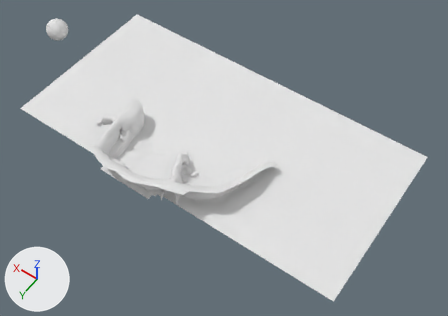
Two versions of the Blender file media/levels/cove/cove.blend, one commit apart.
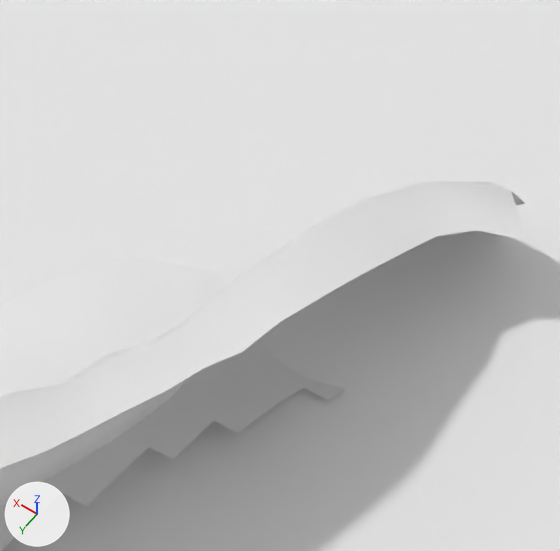
The first picture shows the older version from a camera (50 mm lens) standing at (-207.0, 283.0, 500.0) and looking at (24.0, -42.0, -10.0). The close-ups show both versions on the part from 50% to 63% of the width and 46% to 63% of the height of that picture; other places that the commit changed are outside them. Every picture has the same lights, and +X, +Y and +Z are marked at lower left.
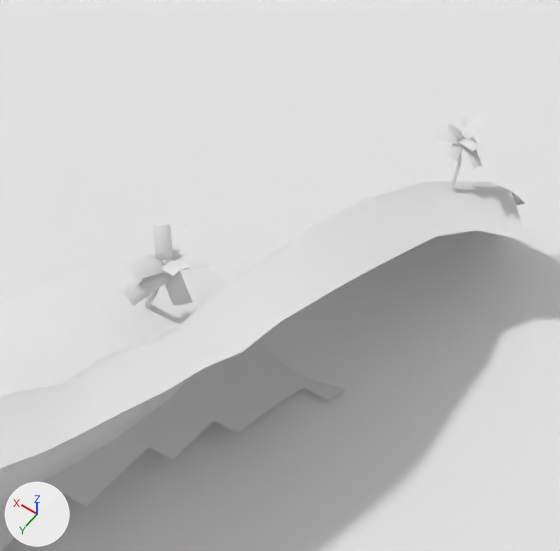
The change, as a diff of the scene's bpy script:
```diff
--- a/media/levels/cove/cove.blend.py
+++ b/media/levels/cove/cove.blend.py
@@ mat_palmleaves @@
+mat_palmleaves = diffuse_material('Palmleaves')
+mat_palmleaves.base_color = (0.8, 0.8, 0.8)  # white #e7e7e7
@@ mat_palmbark @@
+mat_palmbark = diffuse_material('Palmbark')
+mat_palmbark.base_color = (0.8, 0.8, 0.8)  # white #e7e7e7
@@ me_plane_002 @@
+me_plane_002.from_pydata(...)  # 168 vertices, 96 faces; spans x -15.6..11.7, y -9.1..12.1, z -12.0..9.3
+me_plane_002.polygons.foreach_set('use_smooth', [True] * 96)
+me_plane_002.materials.append(mat_palmleaves)  # white #e7e7e7
@@ me_cylinder_001 @@
+me_cylinder_001.from_pydata(...)  # 242 vertices, 252 faces; spans x -0.8..8.5, y -1.4..1.6, z 0.0..38.3
+me_cylinder_001.polygons.foreach_set('use_smooth', [True] * 252)
+me_cylinder_001.materials.append(mat_palmbark)  # white #e7e7e7
@@ col_palmtree @@
+col_palmtree = bpy.data.collections.new('PalmTree')
+col_palmtree.objects.link(ob_plane)
+col_palmtree.objects.link(ob_cylinder)
@@ ob_palmtree_003 @@
+ob_palmtree_003 = bpy.data.objects.new('palmtree.003', None)
+ob_palmtree_003.location = (-5.7, -27.3, -2.9)
+ob_palmtree_003.rotation_euler = (0.147, -0.0552, -2.428)  # degrees (8.4, -3.2, -139)
+ob_palmtree_003.scale = (1.09, 1.09, 1.14)
+ob_palmtree_003.show_instancer_for_render = False
+ob_palmtree_003.instance_type = 'COLLECTION'
+ob_palmtree_003.instance_collection = col_palmtree
@@ ob_plane @@
+ob_plane = bpy.data.objects.new('Plane', me_plane_002)
+ob_plane.location = (2.1, 0.0, 10.8)
+ob_plane.scale = (0.3, 0.3, 0.3)
@@ ob_cylinder @@
+ob_cylinder = bpy.data.objects.new('Cylinder', me_cylinder_001)
+ob_cylinder.location = (0.0, 0.0, 0.0)
+ob_cylinder.scale = (0.3, 0.3, 0.3)
@@ ob_palmtree_004 @@
+ob_palmtree_004 = bpy.data.objects.new('palmtree.004', None)
+ob_palmtree_004.location = (-26.2, -49.0, 10.4)
+ob_palmtree_004.rotation_euler = (0.118, 0.08, -0.928)  # degrees (6.8, 4.6, -53)
+ob_palmtree_004.scale = (0.727, 0.725, 0.63)
+ob_palmtree_004.show_instancer_for_render = False
+ob_palmtree_004.instance_type = 'COLLECTION'
+ob_palmtree_004.instance_collection = col_palmtree
```

What differs and where, as boxes (x1, y1, x2, y2) in the close-ups (560 x 551 px):
'palmtree.003', added: after (118, 224, 209, 308)
'palmtree.004', added: after (434, 118, 485, 191)
